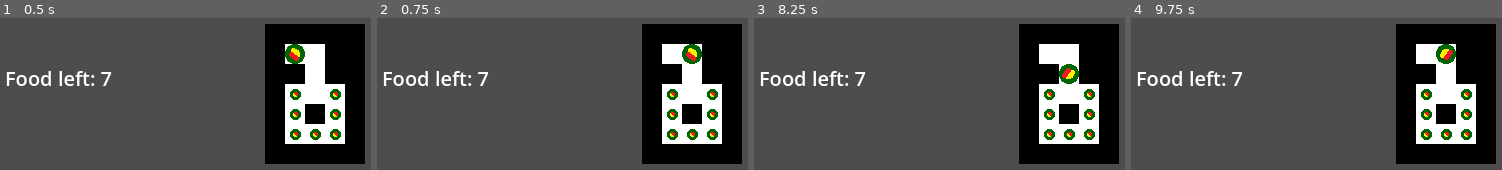
Above: before the commit, frames 1-4 (left to right).
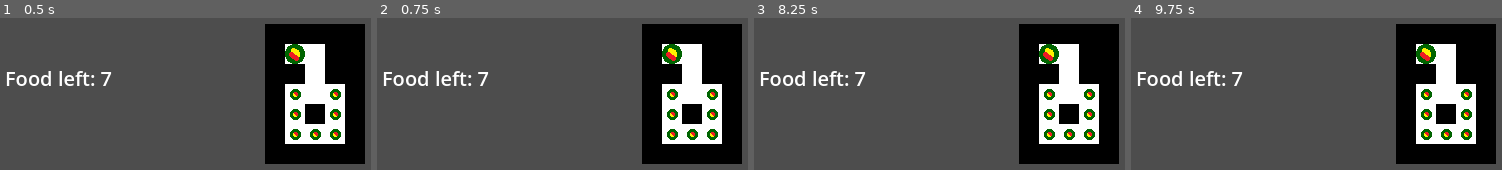
Above: after the commit, the same moments.

Repository: Clampitar/pac-snake
Game: Godot game, scene res://Scenes/main_menu.tscn
The game is run twice, just before and just after one commit, with the same random seed, the same clock (stepped at 60 frames per second) and the same inputs.
Inputs:
- Up to frame 1 (0.5 s): no input
- Up to frame 2 (0.75 s): tap Enter at 0.5 s; hold Right (right) from 0.53 s (still down); hold Z (undo, bound only after the commit) from 0.53 s (still down)
- Up to frame 3 (8.25 s): tap R (restart) at 1.25, 2, 2.75, 3.5, 4.15, 4.25 s; release Right (right) at 1.28 s; release Z (undo, bound only after the commit) at 1.28 s; hold Down (down) 1.28-2.03 s; tap Z (undo, bound only after the commit) every 1.5 s from 1.35 to 7.35 s; hold Right (right) 2.03-2.78 s; hold Z (undo, bound only after the commit) 2.03-2.78 s; hold Up (up) 2.78-3.53 s; hold Z (undo, bound only after the commit) 3.53-4.28 s; hold Left (left) 3.53-5.03 s; hold Down (down) 5.03-5.78 s; hold Z (undo, bound only after the commit) 5.03-5.78 s; hold Right (right) 5.78-6.53 s; hold Up (up) 6.53-7.28 s; hold Z (undo, bound only after the commit) 6.53-7.28 s; hold Right (right) 7.28-8.03 s; hold Down (down) from 8.03 s (still down); hold Z (undo, bound only after the commit) from 8.03 s (still down)
- Up to frame 4 (9.75 s): release Down (down) at 8.78 s; release Z (undo, bound only after the commit) at 8.78 s; hold Left (left) 8.78-9.53 s; tap Z (undo, bound only after the commit) at 8.85 s; hold Up (up) from 9.53 s (still down); hold Z (undo, bound only after the commit) from 9.53 s (still down)

Frame 1 is identical in both runs. In frame 2, 1.1% of the frame differs, in the area x 76-88%, y 17-31%; in frame 3, 1.1%; in frame 4, 1.1%.

Commit message:
undo for small snake

Diff:
--- a/Scenes/mapTiler.tscn
+++ b/Scenes/mapTiler.tscn
@@ -32,5 +32,6 @@
 
 [connection signal="move" from="Player" to="." method="_on_player_move"]
 [connection signal="tail_eat" from="Player" to="." method="on_tail_eat"]
+[connection signal="undo" from="Player" to="." method="_on_player_undo"]
 
 [editable path="Player"]
--- a/Scenes/map_tiler.gd
+++ b/Scenes/map_tiler.gd
@@ -47,10 +47,28 @@
 		player.move_to(new_coords, dir, map.has_food(new_coords))
 		map.eat_food(new_coords)
 		player.head_coords = new_coords
-		update_food.emit(map.count_food(), 1 if player.firstmove else player.pieces.size() + 2)
+		update_food.emit(map.count_food(), 1 if player.pieces.is_empty() else player.pieces.size() + 2)
 
 func on_tail_eat(snake_length: int):
 	if map.level_won(snake_length):
 		win_level.emit()
 	else:
 		lose_level.emit()
+
+
+func _on_player_undo() -> void:
+	if player.previous_actions.is_empty(): return
+	var action: Player.Action = player.previous_actions.pop_back()
+	var new_tail_coords: Vector2i = player.tail_coords - dir_vector(action.tail_dir)
+	player.un_move(new_tail_coords, action.tail_dir, action.ate)
+
+func dir_vector(dir: Player.DIR) -> Vector2i:
+	match dir:
+		Player.DIR.right:
+			return Vector2.RIGHT
+		Player.DIR.down:
+			return Vector2.DOWN
+		Player.DIR.left:
+			return Vector2.LEFT
+		_:
+			return Vector2.UP
--- a/Scenes/player.gd
+++ b/Scenes/player.gd
@@ -2,20 +2,25 @@
 
 signal move(x: int, y: int)
 signal tail_eat(size: int)
+signal undo()
 
 @export var step = 20
 
 @onready var head: Node2D = $HeadStart
-@onready var tail: Node2D = $Tail
+@onready var tail: Sprite2D = $Tail
 
 var screen_size
+var head_dir: DIR
+var tail_dir: DIR
+var head_coords: Vector2i
 var tail_coords: Vector2i
-var head_coords: Vector2i
 var pieces: Array[Piece]
-var firstmove: bool = true
 var eating_tail: bool = false
-var piece_sources :PackedStringArray = ["res://Assets/bodyStraight.png",
-	"res://Assets/bodyCornerLeft.png", "res://Assets/bodyStraight.png",  "res://Assets/bodyCornerRight.png"]
+var piece_sources :PackedStringArray = [
+	"res://Assets/bodyStraight.png",
+	"res://Assets/bodyCornerLeft.png",
+	"res://Assets/bodyStraight.png",
+	"res://Assets/bodyCornerRight.png"]
 enum DIR{
 	left = 2,
 	right = 0,
@@ -23,13 +28,14 @@
 	down = 1
 	}
 
-var last_dir: DIR = DIR.right
-var tail_dir
+var previous_actions: Array[Action]
 
 func _ready():
 	screen_size = get_viewport_rect().size
+	head_dir = DIR.right
+	tail_dir = DIR.right
+	head_coords = Vector2i.ZERO
 	tail_coords = Vector2i.ZERO
-	head_coords = Vector2i.ZERO
 
 func spawn_at(coords: Vector2i):
 	tail_coords = coords
@@ -46,6 +52,8 @@
 		move.emit(0, 1)
 	if event.is_action_pressed("up"):
 		move.emit(0, -1)
+	if event.is_action_pressed("undo"):
+		undo.emit()
 
 func can_pass(coords: Vector2i) -> bool:
 	for piece in pieces:
@@ -55,9 +63,7 @@
 			and not eating_tail)
 
 func move_to(new_coords: Vector2i, dir: DIR, eat: bool):
-	if firstmove and eat:
-		firstmove = false
-		last_dir = dir
+	if  eat and tail_coords == head_coords:
 		head.visible = false
 		tail.position = head.position
 		tail_coords = head_coords
@@ -65,18 +71,11 @@
 		head.visible = true
 		tail.visible = true
 		rotate_part(tail, dir)
-	elif not firstmove:
-		var piece: Piece
-		piece = Piece.new(piece_sources[(last_dir - dir) % 4])
-		piece.place(head_coords, dir)
-		piece.rotate(last_dir * PI/2)
-		pieces.append(piece)
-		add_child(piece)
-		last_dir = dir
+	else:
+		add_piece(dir, head_dir)
+	head_dir = dir
 	rotate_part(head, dir)
 	head_coords = new_coords
-	if firstmove:
-		tail_coords = new_coords
 	head.position = head_coords * 20
 	if head is AnimatedSprite2D:
 		head.set_frame(0)
@@ -95,15 +94,48 @@
 	if eat:
 		$FakeFood.visible = true
 		$FakeFood.position = head.position
-	if not eat and not firstmove and not eating_tail:
-			tail_coords = pieces[0].coords
-			tail.position = pieces[0].position
-			rotate_part(tail, pieces[0].dir)
-			remove_child(pieces[0])
-			pieces.pop_front()
+	if not eat and not eating_tail:
+		tail_coords = remove_piece(tail, 0)
+	if head is Sprite2D:
+		tail_coords = new_coords
+	previous_actions.append(Action.new(dir, eat))
+
+func un_move(coords: Vector2i, dir: DIR, ate: bool):
+	if head is Sprite2D:
+		head_coords = coords
+		tail_coords = coords
+		head.position = head_coords * 20
+		return
+	if pieces.is_empty() and ate:
+		head.visible = false
+		head.position = tail.position
+		head_coords = tail_coords
+		head = $HeadStart
+		head.visible = true
+		tail.visible = false
+		rotate_part(head, dir)
+		return
+	if not ate:
+		add_piece(dir, tail_dir)
+	head_coords = remove_piece(head, pieces.size()-1)
 
 func rotate_part(part: Node2D, dir: DIR):
 	part.rotation = dir*PI/2
+
+func add_piece(dir: DIR, last_dir: DIR):
+	var piece: Piece
+	piece = Piece.new(piece_sources[(last_dir - dir) % 4])
+	piece.place(head_coords, dir)
+	piece.rotate(last_dir * PI/2)
+	pieces.append(piece)
+	add_child(piece)
+
+func remove_piece(replacer: Node2D, index: int) -> Vector2:
+	var piece: Piece = pieces.pop_at(index)
+	replacer.position = piece.position
+	rotate_part(replacer, piece.dir)
+	remove_child(piece)
+	return piece.coords
 
 func _on_eat_finished():
 	$FakeFood.visible = false
@@ -112,3 +144,14 @@
 
 func _on_eat_changed():
 	$FakeFood.visible = false
+
+class Action:
+	var tail_dir: DIR
+	var ate: bool
+	var restart: bool
+
+	func _init(_tail_dir: DIR = DIR.up,
+	_ate: bool = false, _restart: bool = false) -> void:
+		tail_dir = _tail_dir
+		ate = _ate
+		restart = _restart
--- a/project.godot
+++ b/project.godot
@@ -50,6 +50,11 @@
 "events": [Object(InputEventKey,"resource_local_to_scene":false,"resource_name":"","device":-1,"window_id":0,"alt_press …(192 unchanged characters)…
 ]
 }
+undo={
+"deadzone": 0.2,
+"events": [Object(InputEventKey,"resource_local_to_scene":false,"resource_name":"","device":-1,"window_id":0,"alt_pressed":false,"shift_pressed":false,"ctrl_pressed":false,"meta_pressed":false,"pressed":false,"keycode":0,"physical_keycode":90,"key_label":0,"unicode":122,"location":0,"echo":false,"script":null)
+]
+}
 
 [rendering]
 
